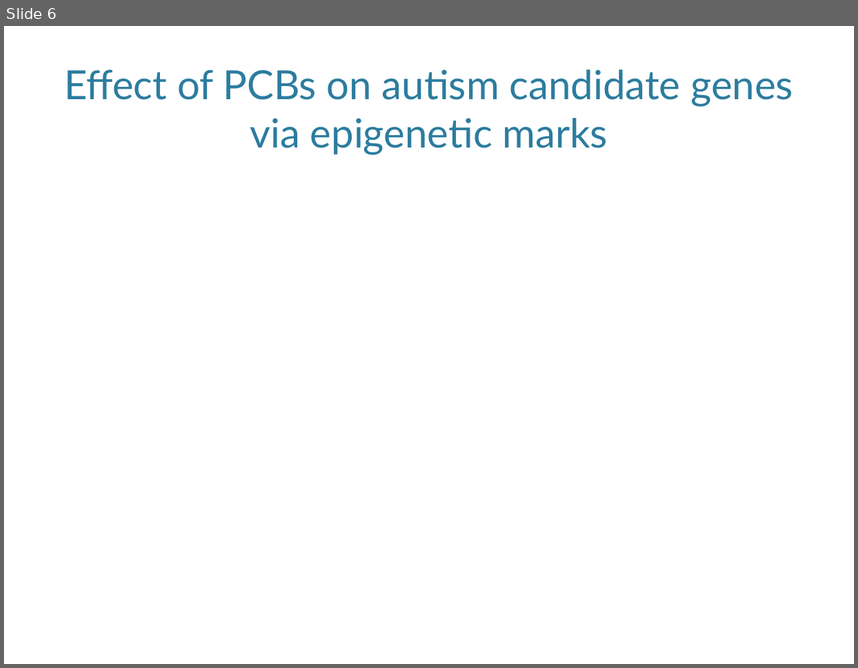
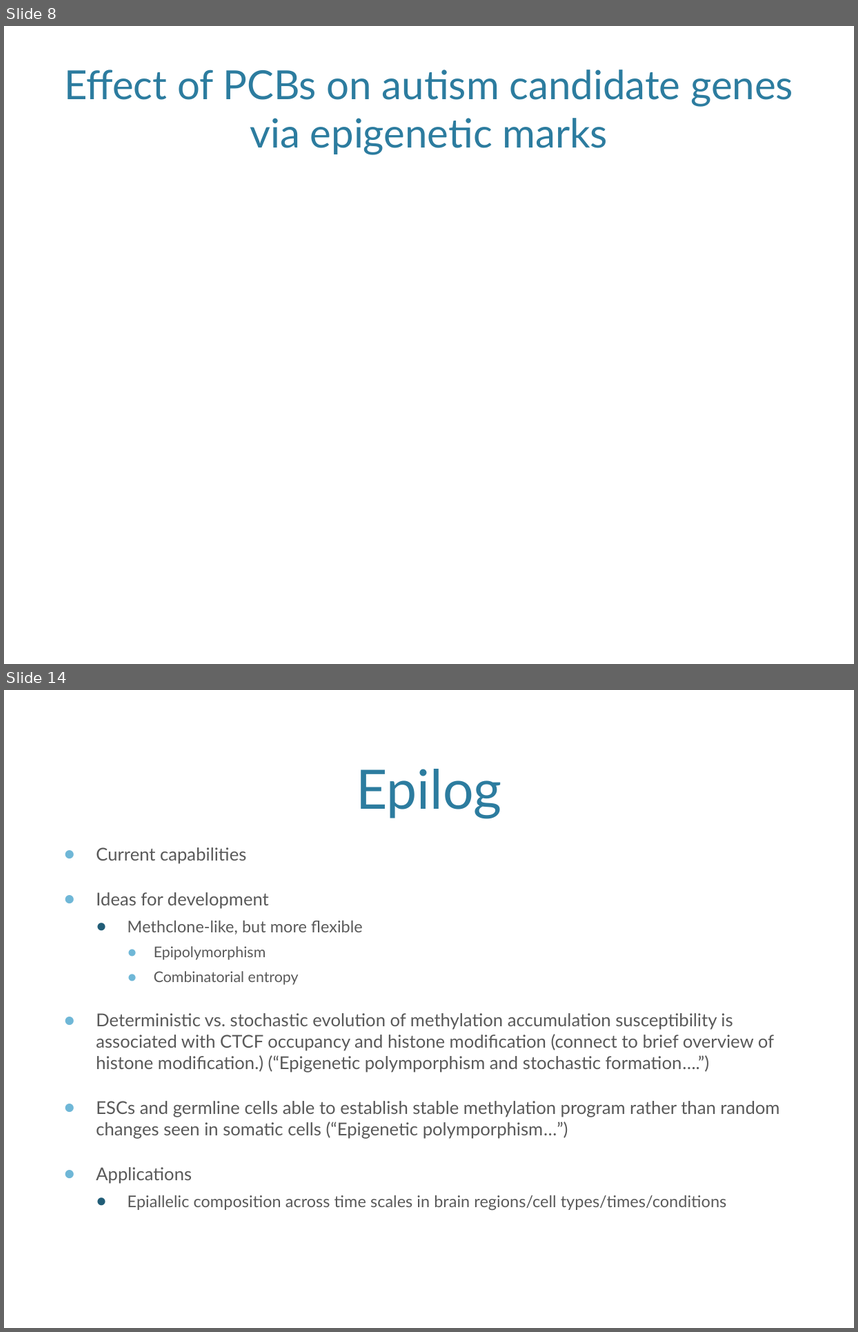
Before and after one commit to vreuter/jekeal, a slide deck: KipnisLabMeeting_2017-03-13.pptx. Shown one above the other, each under a label of ours: slide 6 before the commit, slides 8 and 14 after it; the slides between them are not shown. The pictures are 858x668 and 858x1332 pixels, drawn with LibreOffice and Linux fonts; fonts in the diff are those of the drawing; background and template pictures are left out. Boxes give left, top, right and bottom in pixels: in the first picture for what was removed or moved away, otherwise in the second. Text is boxed around its words. In the diff, an @@ line names an element or a change of style, - is before the commit and + after.

Commit message:
a bit more on methylation

```diff
--- a/KipnisLabMeeting_2017-03-13.pptx
+++ b/KipnisLabMeeting_2017-03-13.pptx
@@ slide 14 added at (4,690,854,1328), background picture (left out) @@
@@ title added at (356,769,501,818), 46 pt, text #2C7C9F @@
+Epilog
@@ text added at (96,847,780,1210), 15 pt, text #595959 @@
+● Current capabilities
+● Ideas for development
+  ● Methclone-like, but more flexible
+    ● Epipolymorphism
+    ● Combinatorial entropy
+● Deterministic vs. stochastic evolution of methylation accumulation susceptibility is associated with CTCF occupancy and histone modification (connect to brief overview of histone modification.) (“Epigenetic polymporphism and stochastic formation….”)
+● ESCs and germline cells able to establish stable methylation program rather than random changes seen in somatic cells (“Epigenetic polymporphism…”)
+● Applications
+  ● Epiallelic composition across time scales in brain regions/cell types/times/conditions
@@ what was slide 6 is now slide 8 @@
```
Also in this commit, not shown: 4 slides changed, 7 other slides added, 2 slides removed, 1 other file.
